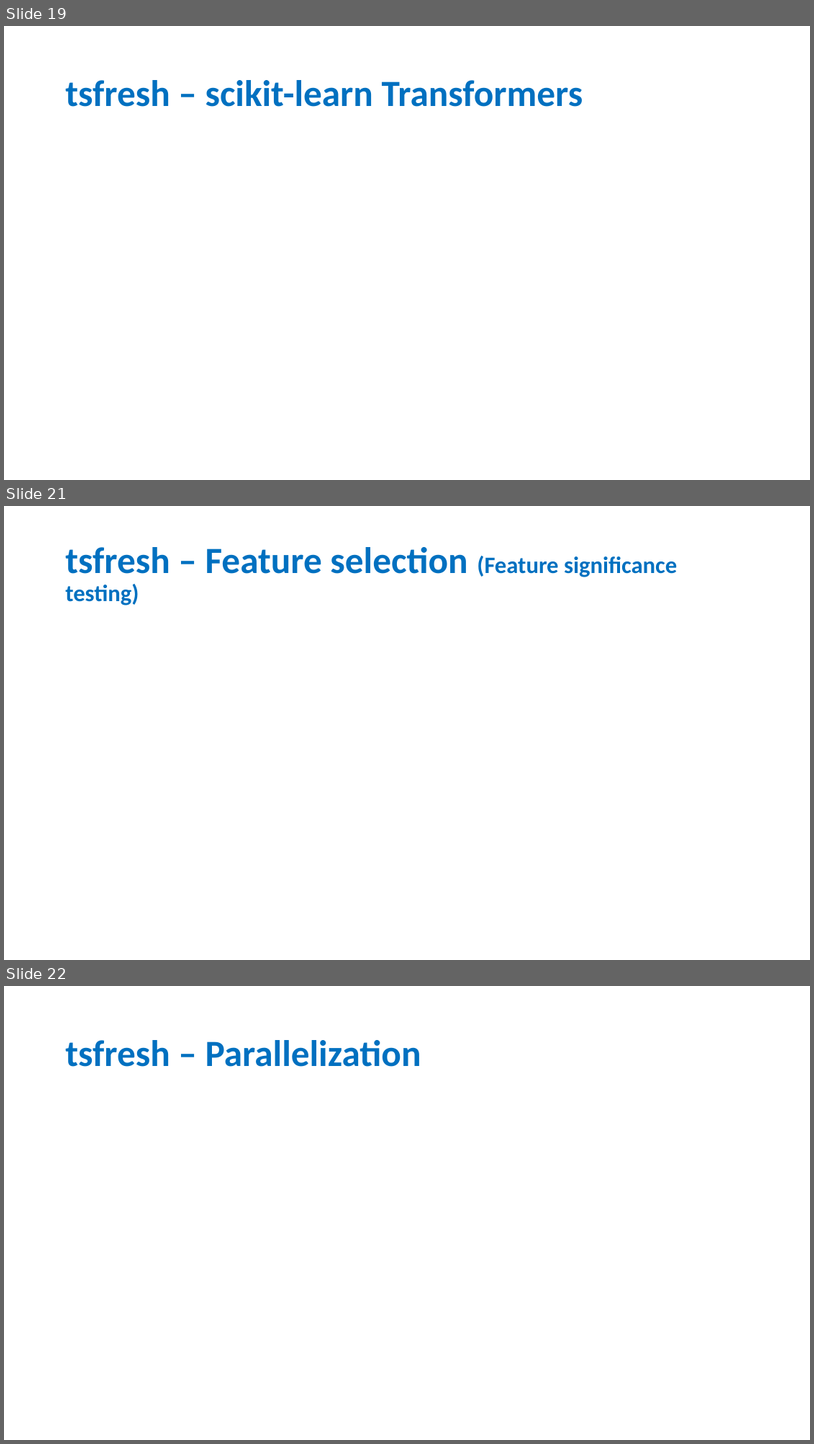
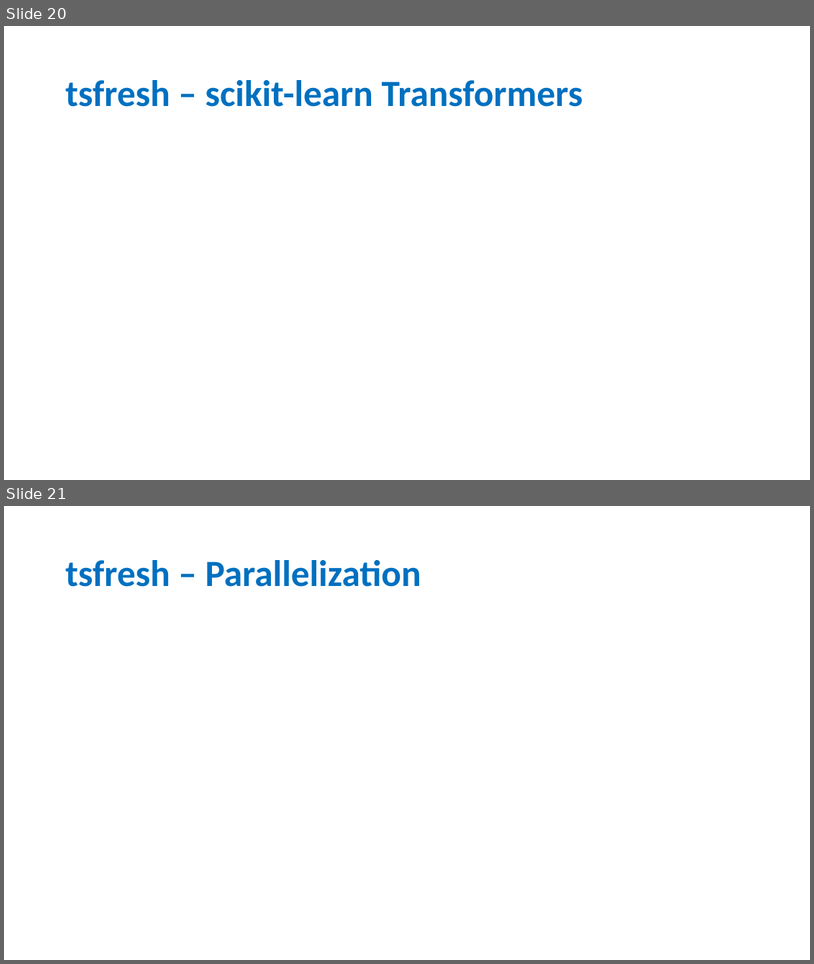
Before and after one commit to qingkaikong/SSA_Machine_Learning_2019, a slide deck: presentations/Feature_Engineering_ML_SSA19.pptx. Shown one above the other, each under a label of ours: slides 19, 21 and 22 before the commit, slides 20 and 21 after it; the slides between them are not shown. The pictures are 814x1444 and 814x964 pixels, drawn with LibreOffice and Linux fonts; fonts in the diff are those of the drawing. Boxes give left, top, right and bottom in pixels: in the first picture for what was removed or moved away, otherwise in the second. Text is boxed around its words. In the diff, an @@ line names an element or a change of style, - is before the commit and + after.

```diff
--- a/presentations/Feature_Engineering_ML_SSA19.pptx
+++ b/presentations/Feature_Engineering_ML_SSA19.pptx
@@ slide 21 removed at [4,506,810,960], background #FFFFFF @@
@@ title removed at [65,547,677,605] @@
-tsfresh – Feature selection (Feature significance testing)
@@ what was slide 19 is now slide 20 @@
@@ what was slide 22 is now slide 21 @@
```
Also in this commit, not shown: 6 slides changed, 1 other slide removed.
